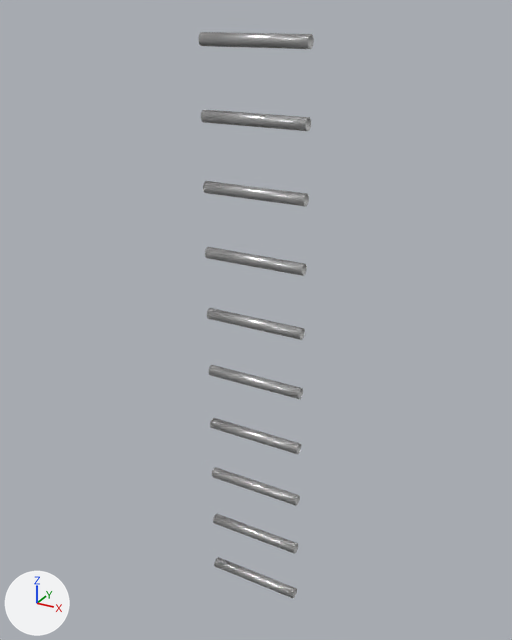
What one commit did to the Blender file Assets/Asset Testing/Nubby/Blender/ladder.blend.
Camera for both pictures: a 50 mm camera at (1.25, -2.26, 1.29) aimed at (-0.02, 0.05, 0.13). The axes (+X, +Y, +Z) are drawn at lower left. The lights are the same throughout.

In view in the first picture: 'Rungs', 'Rungs.001'.
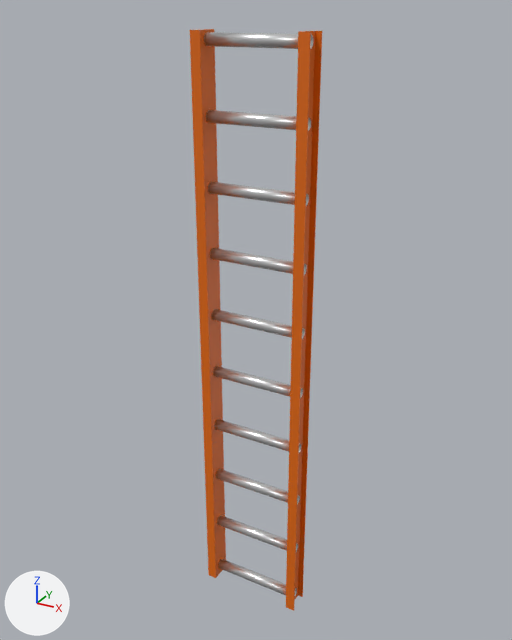
Where the change shows, as pixel boxes (x1, y1, x2, y2) in the pictures (512 x 640 px):
'Ladder', shown (orange)
    after: (190, 29, 322, 611)
'Rungs.001', hidden
    before: (198, 32, 310, 597)

The change, as a diff of the scene's bpy script:
```diff
--- a/Assets/Asset Testing/Nubby/Blender/ladder.blend.py
+++ b/Assets/Asset Testing/Nubby/Blender/ladder.blend.py
@@ ob_ladder @@
 _m = ob_ladder.modifiers.new('Boolean', 'BOOLEAN')
-_m.object = ob_rungs
-ob_ladder.hide_set(True)
+_m.object = ob_rungs_001
@@ ob_rungs_001 @@
 _m = ob_rungs_001.modifiers.new('Array', 'ARRAY')
 _m.relative_offset_displace = (0.0, 0.0, -5.7)
+ob_rungs_001.hide_set(True)
```
